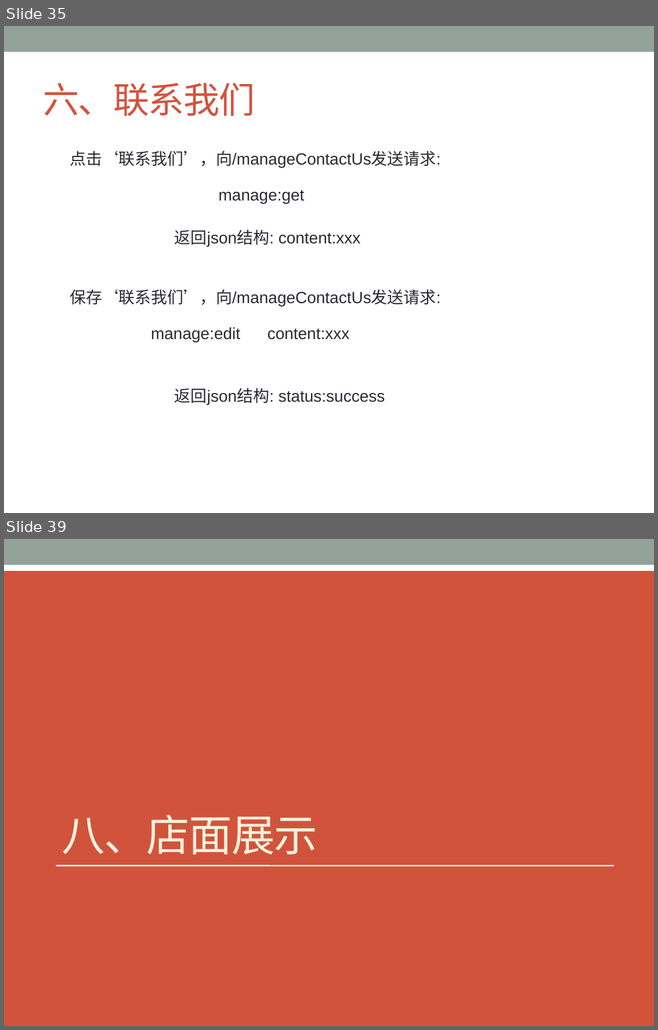
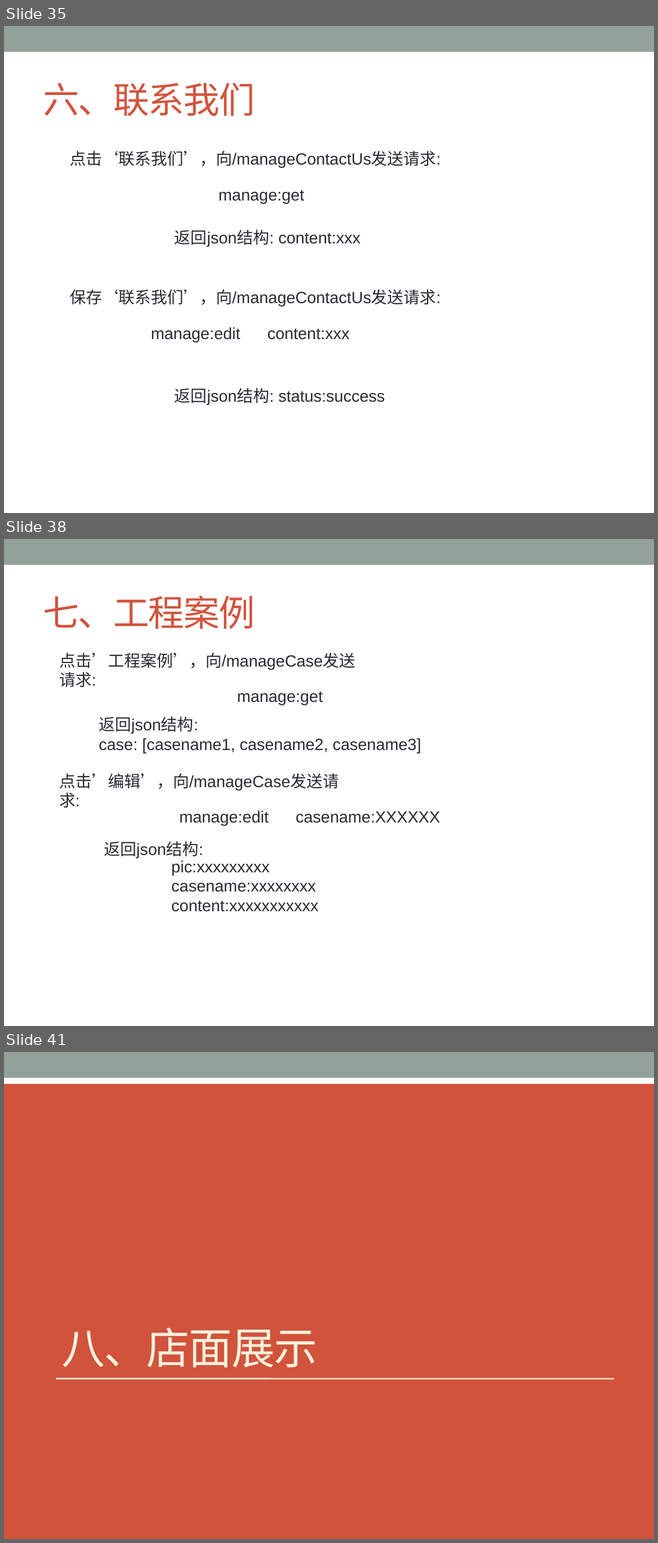
Before and after one commit to ChanSeaThink/LULLGREE, a slide deck: ZSGree前后端逻辑及接口.pptx. Shown one above the other, each under a label of ours: slides 35 and 39 before the commit, slides 35, 38 and 41 after it; the slides between them are not shown. The pictures are 658x1030 and 658x1543 pixels, drawn with LibreOffice and Linux fonts; fonts in the diff are those of the drawing. Boxes give left, top, right and bottom in pixels: in the first picture for what was removed or moved away, otherwise in the second. Text is boxed around its words. In the diff, an @@ line names an element or a change of style, - is before the commit and + after.

```diff
--- a/ZSGree前后端逻辑及接口.pptx
+++ b/ZSGree前后端逻辑及接口.pptx
@@ slide 38 added at <box>4,539,654,1026</box>, background #FFFFFF; not listed: 1 template element that a slide beside it also shows @@
@@ title added at <box>43,595,255,629</box>, 40 pt, text #D2533C @@
+七、工程案例
@@ text added at <box>59,653,355,670</box>, 18 pt, text #292934 @@
+点击’工程案例’，向/manageCase发送请求:
@@ text added at <box>237,692,323,705</box>, 18 pt, text #292934 @@
+manage:get
@@ text added at <box>99,716,420,753</box>, 18 pt, text #292934 @@
+返回json结构:
+case: [casename1, casename2, casename3]
@@ text added at <box>59,773,339,791</box>, 18 pt, text #292934 @@
+点击’编辑’，向/manageCase发送请求:
@@ text added at <box>179,810,440,826</box>, 18 pt, text #292934 @@
+manage:edit casename:XXXXXX
@@ text added at <box>104,841,203,859</box>, 18 pt, text #292934 @@
+返回json结构:
@@ text added at <box>171,860,318,912</box>, 18 pt, text #292934 @@
+pic:xxxxxxxxx
+casename:xxxxxxxx
+content:xxxxxxxxxxx
@@ what was slide 39 is now slide 41 @@
```
Also in this commit, not shown: 1 slide changed, 7 other slides added, 3 slides removed.
